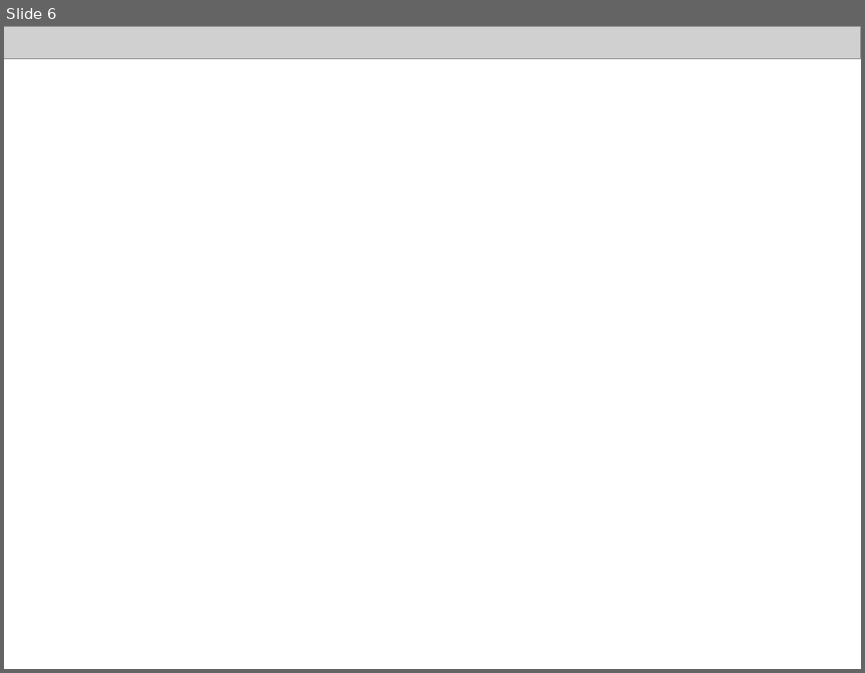
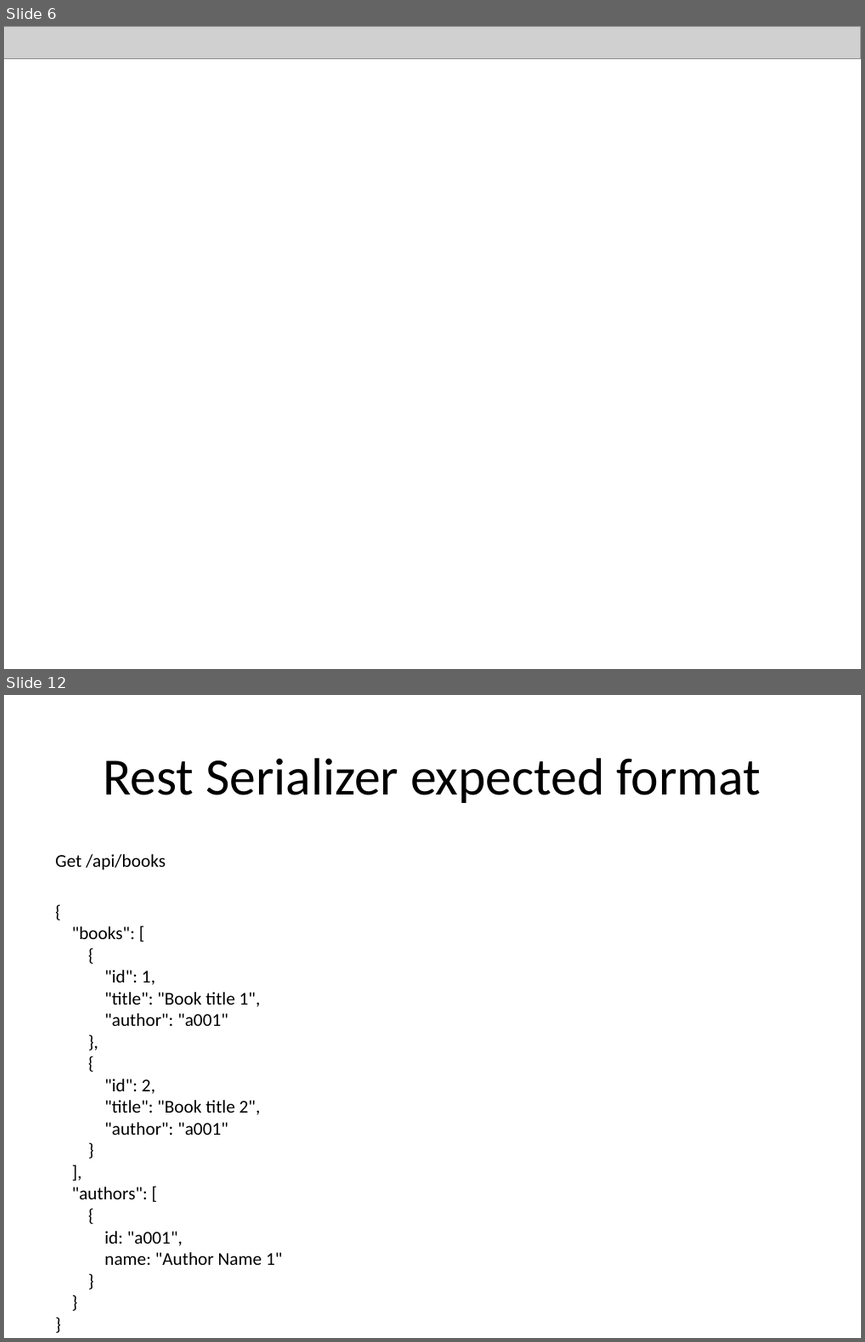
Before and after one commit to cah-brian-gantzler/ember-data-demo1, a slide deck: ember-data-demo1.pptx. Shown one above the other, each under a label of ours: slide 6 before the commit, slides 6 and 12 after it; the slides between them are not shown. The pictures are 865x673 and 865x1342 pixels, drawn with LibreOffice and Linux fonts; fonts in the diff are those of the drawing; grey boxes stand for pictures; background and template pictures are left out. Boxes give left, top, right and bottom in pixels: in the first picture for what was removed or moved away, otherwise in the second. Text is boxed around its words. In the diff, an @@ line names an element or a change of style, - is before the commit and + after.

```diff
--- a/ember-data-demo1.pptx
+++ b/ember-data-demo1.pptx
@@ slide 12 added at (x1=4, y1=695, x2=861, y2=1338), background #FFFFFF @@
@@ title added at (x1=103, y1=758, x2=760, y2=803), 44 pt, text #000000 @@
+Rest Serializer expected format
@@ text added at (x1=55, y1=854, x2=282, y2=1265), 15.2 pt, text #000000 @@
+Get /api/books
+{
+"books": [
+{
+"id": 1,
+"title": "Book title 1",
+"author": "a001"
+},
+{
+"id": 2,
+"title": "Book title 2",
+"author": "a001"
+}
+],
+"authors": [
+{
+id: "a001",
+name: "Author Name 1"
+}
+}
+}
```
Also in this commit, not shown: 4 slides changed, 26 other slides added, 1 slide removed.
